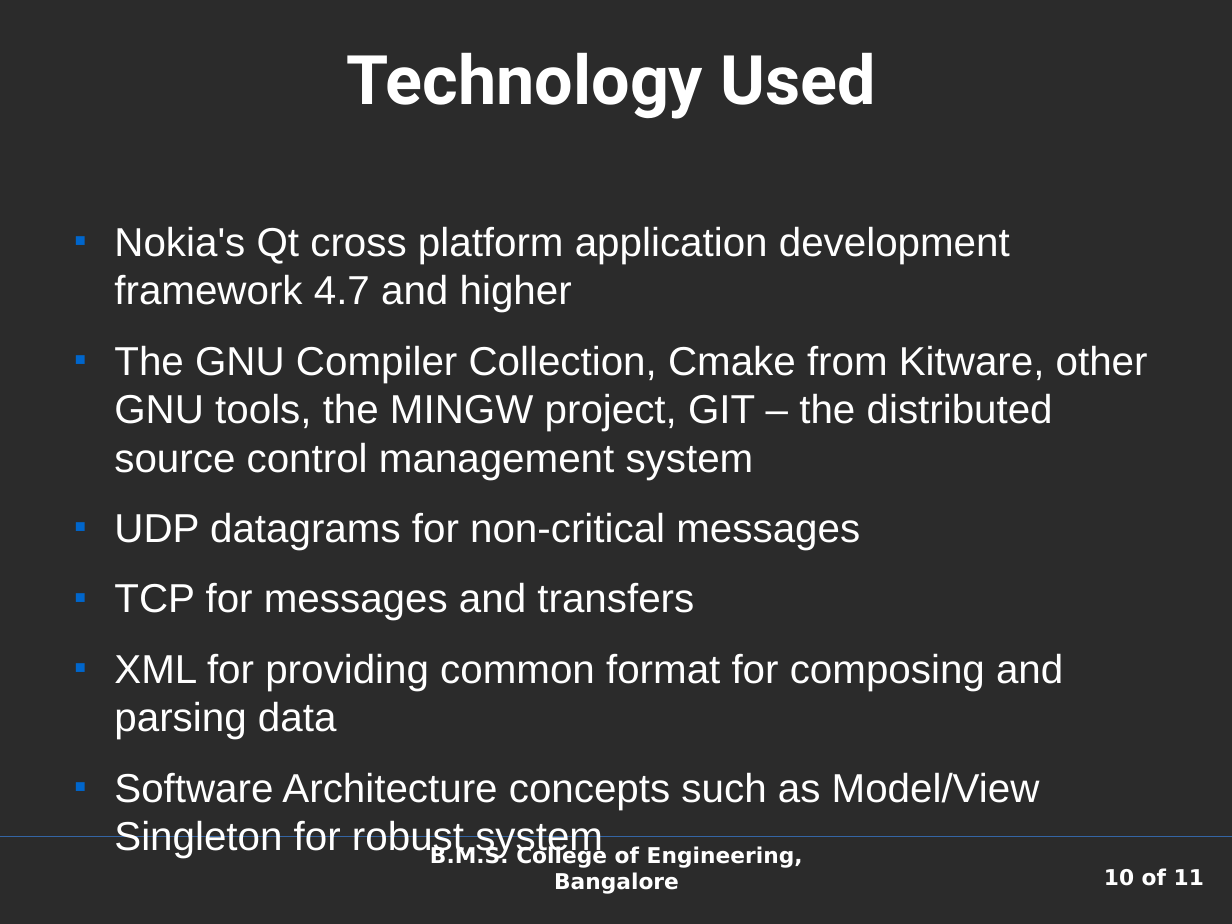
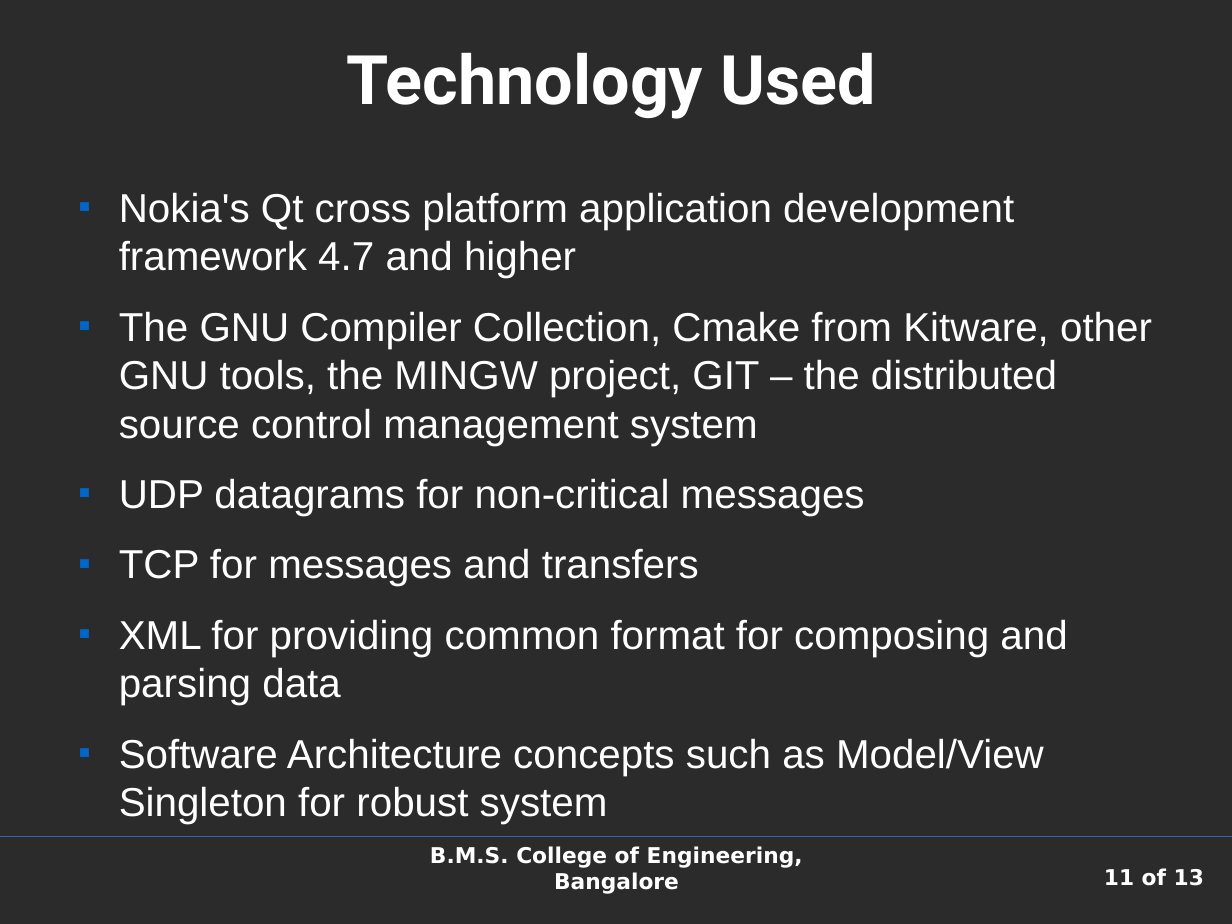
Before and after one commit to shaan7/Kapotah, a slide deck: slide 11 of docs/presentation.odp (slide 10 before the commit). Drawn at 1232x924 pixels with LibreOffice and Linux fonts; fonts in the diff are those of the drawing; background and template pictures are left out; a plain dark background stands for a picture behind light text. Boxes give left, top, right and bottom in pixels: in the first picture for what was removed or moved away, otherwise in the second. Text is boxed around its words. In the diff, an @@ line names an element or a change of style, - is before the commit and + after.

```diff
--- a/docs/presentation.odp
+++ b/docs/presentation.odp
@@ text "Nokia's Qt cross platform application ...": place and size @@
-text "Nokia's Qt cross platform application ..." at [114, 226, 1148, 810]
+text "Nokia's Qt cross platform application ..." at [119, 192, 1152, 776]
@@ page number at [1104, 868, 1204, 886]: text changed @@
-10 of 11
+11 of 13
```
Also in this commit, not shown: 6 other slides changed, 3 slides added, 1 slide removed, 6 other files.
